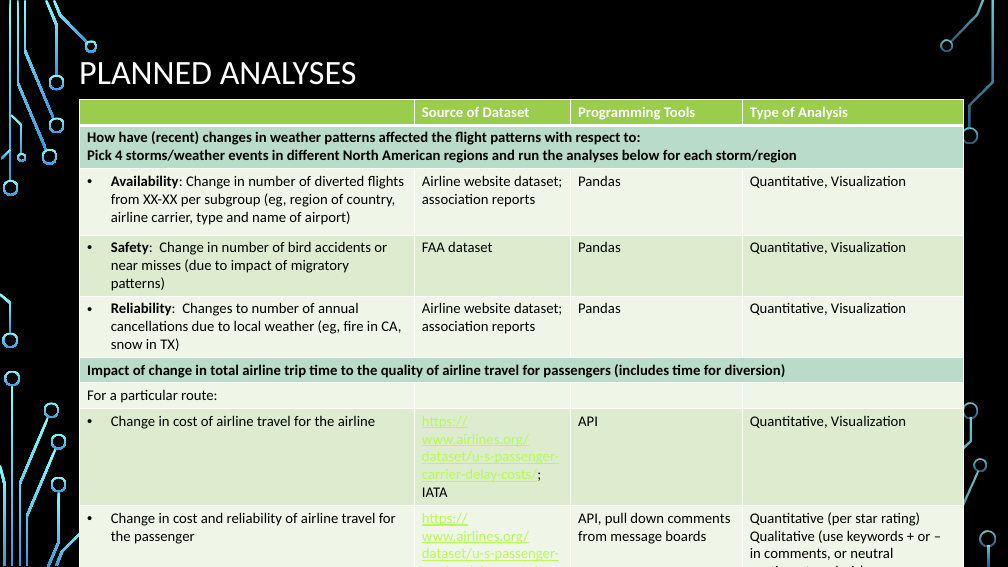
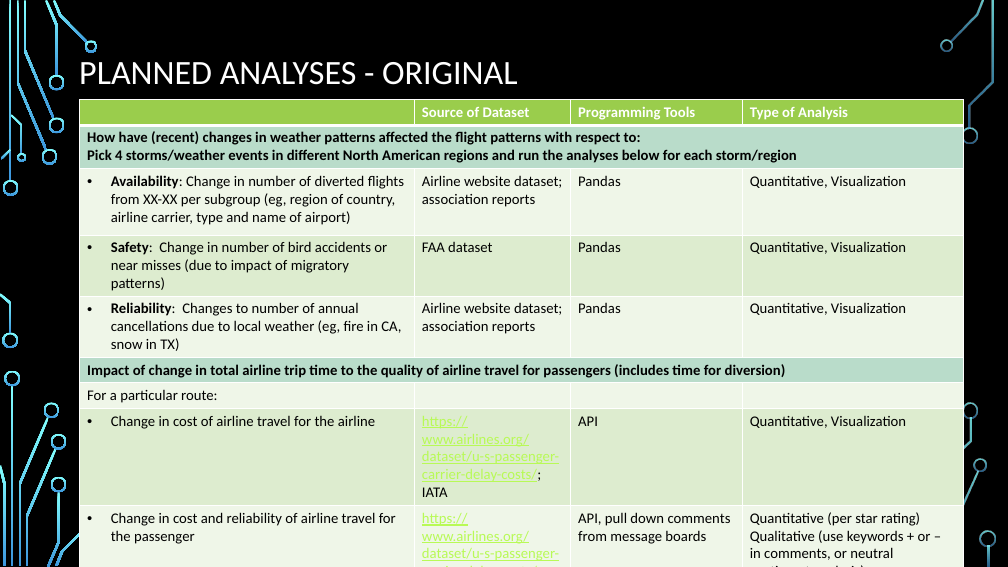
Before and after one commit to Tawn-Scotton/Team_3_Project_1, a slide deck: slide 7 of Team_3_Air_Travel_Weather_Satisfaction.pptx (slide 3 before the commit). Drawn at 1008x567 pixels with LibreOffice and Linux fonts; fonts in the diff are those of the drawing; background and template pictures are left out. Boxes give left, top, right and bottom in pixels: in the first picture for what was removed or moved away, otherwise in the second. Text is boxed around its words. In the diff, an @@ line names an element or a change of style, - is before the commit and + after.

```diff
--- a/Team_3_Air_Travel_Weather_Satisfaction.pptx
+++ b/Team_3_Air_Travel_Weather_Satisfaction.pptx
@@ title at (79, 62, 517, 85): text changed @@
-PLANNED ANALYSES
+PLANNED ANALYSES - ORIGINAL
```
Also in this commit, not shown: 2 slides added, 2 other files.
